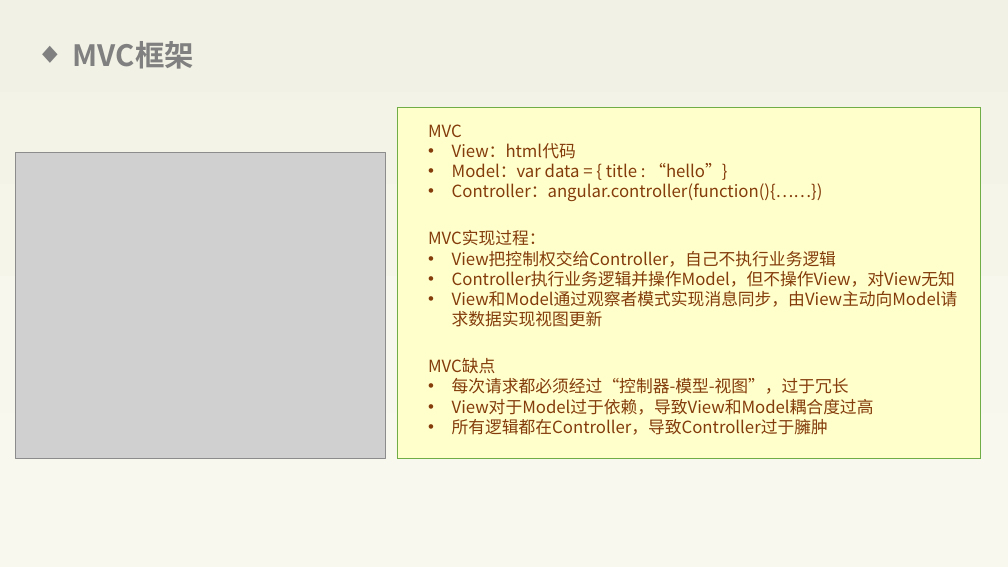
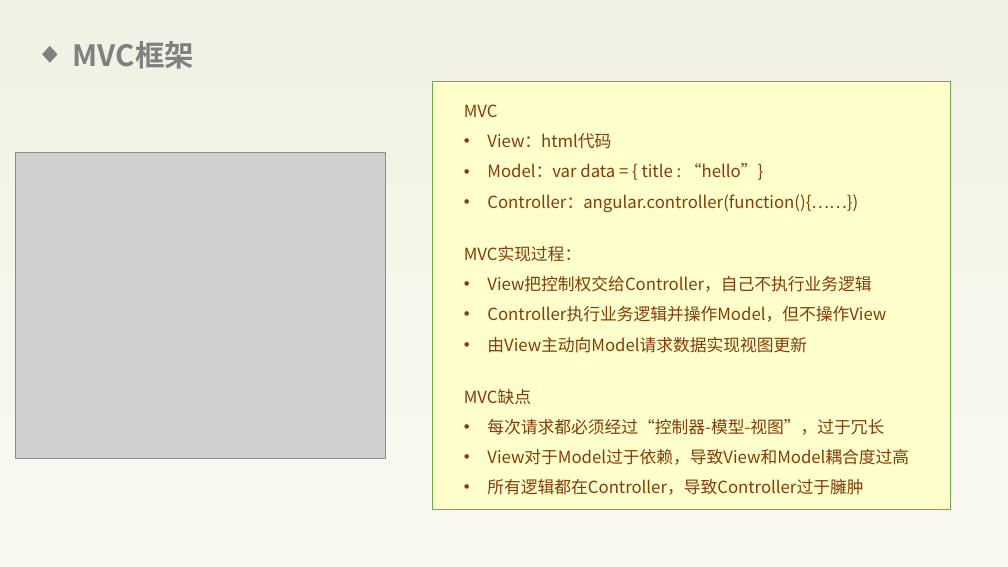
Before and after one commit to BinMarshall/studing, a slide deck: slide 10 of Vue/前端框架—Vue-郝彬彬-20180820.pptx. Drawn at 1008x567 pixels with LibreOffice and Linux fonts; fonts in the diff are those of the drawing; grey boxes stand for pictures. Boxes give left, top, right and bottom in pixels: in the first picture for what was removed or moved away, otherwise in the second. Text is boxed around its words. In the diff, an @@ line names an element or a change of style, - is before the commit and + after.

```diff
--- a/Vue/前端框架—Vue-郝彬彬-20180820.pptx
+++ b/Vue/前端框架—Vue-郝彬彬-20180820.pptx
@@ rounded rectangle: place and size @@
-rounded rectangle at (397, 107, 981, 458)
+rounded rectangle at (433, 81, 951, 510)
@@ text "MVC": place and size @@
-text "MVC" at (428, 124, 823, 201)
+text "MVC" at (464, 104, 858, 212)
@@ text "MVC" at (464, 104, 858, 212): line spacing 1 to 1.5 @@
@@ text "MVC实现过程：": place and size @@
-text "MVC实现过程：" at (428, 230, 958, 307)
+text "MVC实现过程：" at (464, 246, 886, 353)
@@ text at (464, 246, 871, 292): line spacing 1 to 1.5 @@
@@ text at (487, 306, 886, 353): text changed @@
-• Controller执行业务逻辑并操作Model，但不操作View，对View无知
-• View和Model通过观察者模式实现消息同步，由View主动向Model请求数据实现视图更新
+• Controller执行业务逻辑并操作Model，但不操作View
+• 由View主动向Model请求数据实现视图更新
@@ text "MVC缺点" at (464, 389, 909, 495): line spacing 1 to 1.5 @@
@@ text "MVC缺点": place and size @@
-text "MVC缺点" at (428, 358, 874, 435)
+text "MVC缺点" at (464, 389, 909, 495)
```
Also in this commit, not shown: 12 other slides changed.
